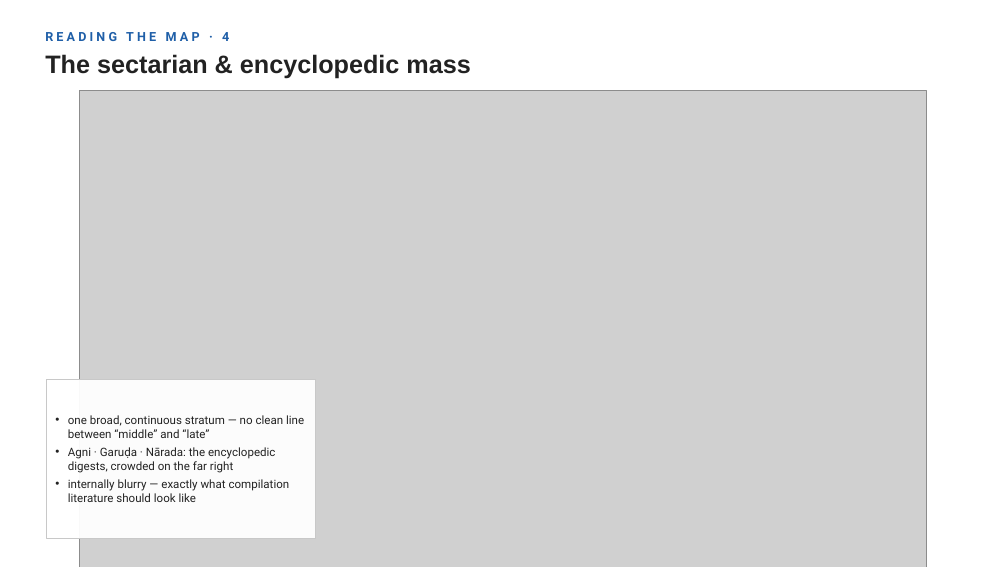
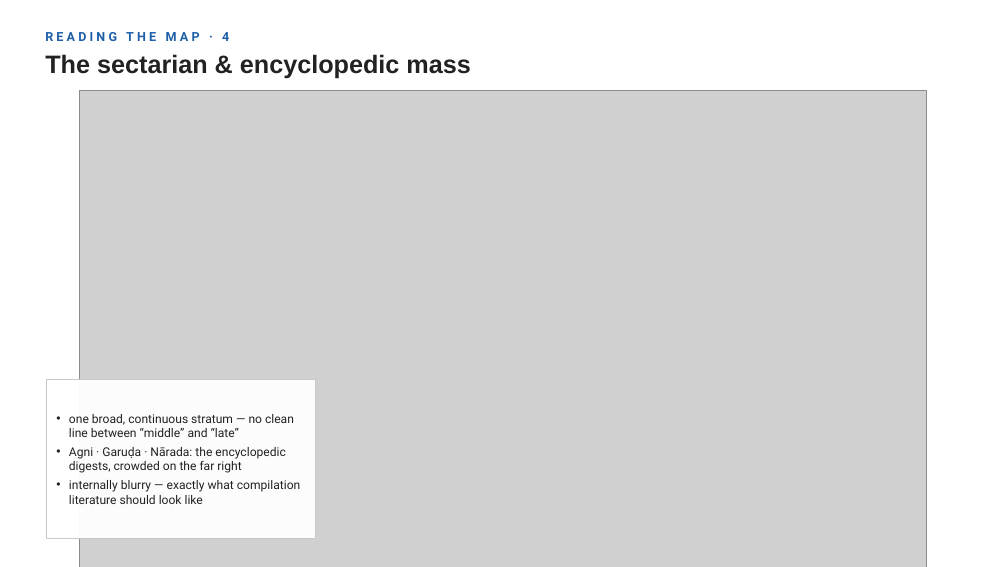
Before and after one commit to kengoharimoto/stylometry-experiments, a slide deck: slide 13 of materials/presentation_2026/chronology_stratification.pptx. Drawn at 1008x567 pixels with LibreOffice and Linux fonts; fonts in the diff are those of the drawing; grey boxes stand for pictures. Boxes give left, top, right and bottom in pixels: in the first picture for what was removed or moved away, otherwise in the second. Text is boxed around its words. In the diff, an @@ line names an element or a change of style, - is before the commit and + after.

```diff
--- a/materials/presentation_2026/chronology_stratification.pptx
+++ b/materials/presentation_2026/chronology_stratification.pptx
@@ text "one broad, continuous stratum — ..." at (x1=69, y1=414, x2=301, y2=504): size 11 to 11.5 pt @@
```
Also in this commit, not shown: 14 other slides changed, 1 other file.
